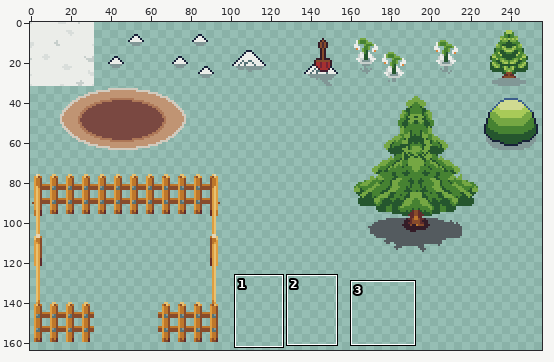
Sprite sheet -- tilesets/ckeen/winter_terrain.png. Above: a wide view before the commit, with the close-up outlined.
Close-up. Before the edit:
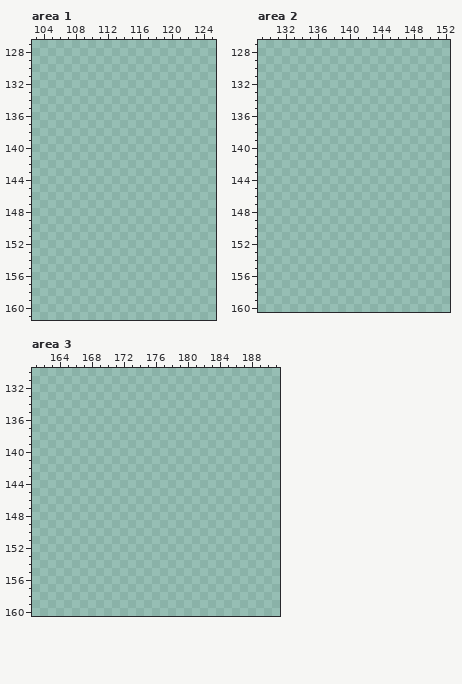
The file is 256x256 pixels. Colours within 5 levels of each other are drawn and written as one. Shown: area 1: x 103..125, y 127..161; area 2: x 129..152, y 127..160; area 3: x 161..191, y 130..160. The wide view leaves out empty margins. The commit also changed other parts of the picture, which this record leaves out.
And afterwards:
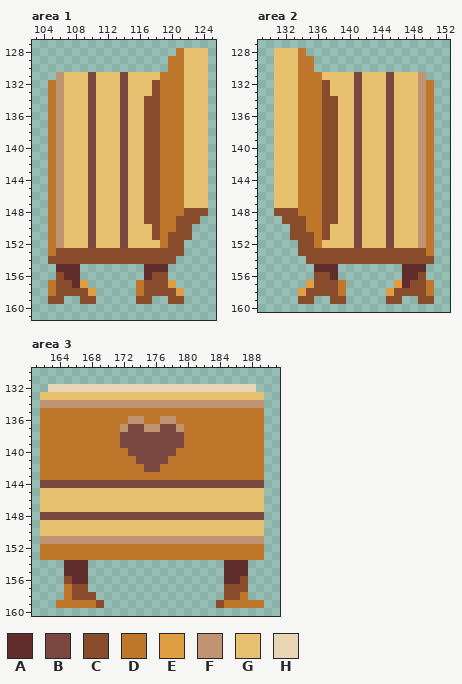
Palette (. is transparent): A #602c2c  B #7a4841  C #884b2b  D #be772b  E #de9e41  F #c09473  G #e8c170  H #e7d5b3
Change:
Area 1:
y 128: x 121..124 .... -> DGGG
y 129..130: x 120..124 ..... -> DDGGG
y 131: x 106..124 ................... -> FGGGBGGGBGGGGDDDGGG
y 132..133: x 105..124 .................... -> DFGGGBGGGBGGGCDDDGGG
y 134..147: x 105..124 .................... -> DFGGGBGGGBGGCCDDDGGG
y 148: x 105..124 .................... -> DFGGGBGGGBGGCCDDDCCC
y 149: x 105..123 ................... -> DFGGGBGGGBGGCCDDCCC
y 150: x 105..122 .................. -> DFGGGBGGGBGGGCDDCC
y 151: x 105..122 .................. -> DFGGGBGGGBGGGCDCCC
y 152: x 105..121 ................. -> DFGGGBGGGBGGGGDCC
y 153: x 105..121 ................. -> DCCCCCCCCCCCCCCCC
y 154: x 105..120 ................ -> CCCCCCCCCCCCCCCC
y 155: x 106..108 ... -> AAA; x 117..119 ... -> AAA
y 156: x 106..108 ... -> CAA; x 117..119 ... -> ACC
y 157: x 105..109 ..... -> DCCAE; x 116..120 ..... -> DCCCE
y 158: x 105..110 ...... -> DCCCCE; x 116..121 ...... -> DCCCCE
y 159: x 105..106 .. -> CC; x 109..110 .. -> CC; x 116..117 .. -> CC; x 120..121 .. -> CC
Area 2:
y 128: x 131..134 .... -> GGGD
y 129..130: x 131..135 ..... -> GGGDD
y 131: x 131..149 ................... -> GGGDDDGGGGBGGGBGGGF
y 132..133: x 131..150 .................... -> GGGDDDCGGGBGGGBGGGFD
y 134..147: x 131..150 .................... -> GGGDDDCCGGBGGGBGGGFD
y 148: x 131..150 .................... -> CCCDDDCCGGBGGGBGGGFD
y 149: x 132..150 ................... -> CCCDDCCGGBGGGBGGGFD
y 150: x 133..150 .................. -> CCDDCGGGBGGGBGGGFD
y 151: x 133..150 .................. -> CCCDCGGGBGGGBGGGFD
y 152: x 134..150 ................. -> CCDGGGGBGGGBGGGFD
y 153: x 134..150 ................. -> CCCCCCCCCCCCCCCCD
y 154: x 135..150 ................ -> CCCCCCCCCCCCCCCC
y 155: x 136..138 ... -> AAA; x 147..149 ... -> AAA
y 156: x 136..138 ... -> CCA; x 147..149 ... -> AAC
y 157: x 135..139 ..... -> ECCCD; x 146..150 ..... -> EACCD
y 158: x 134..139 ...... -> ECCCCD; x 145..150 ...... -> ECCCCD
y 159: x 134..135 .. -> CC; x 138..139 .. -> CC; x 145..146 .. -> CC; x 149..150 .. -> CC
Area 3:
y 132: x 163..188 .......................... -> HHHHHHHHHHHHHHHHHHHHHHHHHH
y 133: x 162..189 ............................ -> GGGGGGGGGGGGGGGGGGGGGGGGGGGG
y 134: x 162..189 ............................ -> FFFFFFFFFFFFFFFFFFFFFFFFFFFF
y 135: x 162..189 ............................ -> DDDDDDDDDDDDDDDDDDDDDDDDDDDD
y 136: x 162..189 ............................ -> DDDDDDDDDDDFFDDFFDDDDDDDDDDD
y 137: x 162..189 ............................ -> DDDDDDDDDDFBBFFBBFDDDDDDDDDD
y 138..139: x 162..189 ............................ -> DDDDDDDDDDBBBBBBBBDDDDDDDDDD
y 140: x 162..189 ............................ -> DDDDDDDDDDDBBBBBBDDDDDDDDDDD
y 141: x 162..189 ............................ -> DDDDDDDDDDDDBBBBDDDDDDDDDDDD
y 142: x 162..189 ............................ -> DDDDDDDDDDDDDBBDDDDDDDDDDDDD
y 143: x 162..189 ............................ -> DDDDDDDDDDDDDDDDDDDDDDDDDDDD
y 144: x 162..189 ............................ -> BBBBBBBBBBBBBBBBBBBBBBBBBBBB
y 145..147: x 162..189 ............................ -> GGGGGGGGGGGGGGGGGGGGGGGGGGGG
y 148: x 162..189 ............................ -> BBBBBBBBBBBBBBBBBBBBBBBBBBBB
y 149..150: x 162..189 ............................ -> GGGGGGGGGGGGGGGGGGGGGGGGGGGG
y 151: x 162..189 ............................ -> FFFFFFFFFFFFFFFFFFFFFFFFFFFF
y 152..153: x 162..189 ............................ -> DDDDDDDDDDDDDDDDDDDDDDDDDDDD
y 154..155: x 165..167 ... -> AAA; x 185..187 ... -> AAA
y 156: x 165..167 ... -> CAA; x 185..187 ... -> AAC
y 157: x 165..167 ... -> DCC; x 185..187 ... -> CCC
y 158: x 165..168 .... -> DCCC; x 185..187 ... -> CCD
y 159: x 164..169 ...... -> DDDDDC; x 184..189 ...... -> CDDDDD
Changed places in both close-ups, as pixel boxes (x1, y1, x2, y2):
added: (48, 48, 208, 304)
added: (274, 48, 434, 304)
added: (40, 384, 264, 608)
